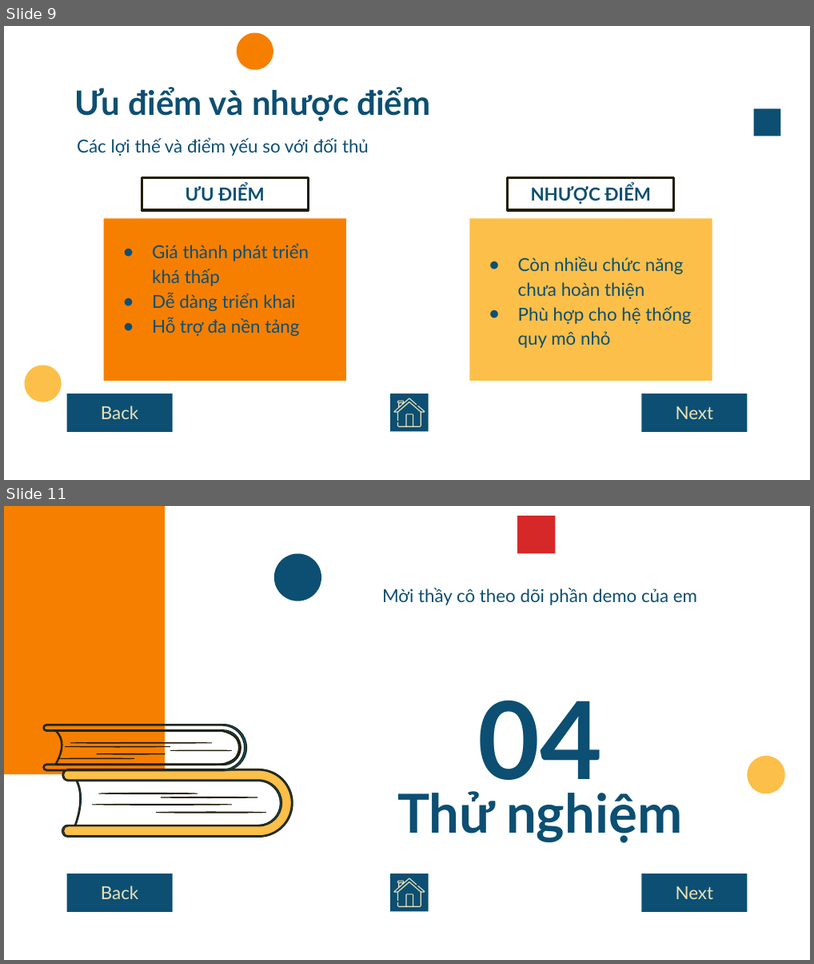
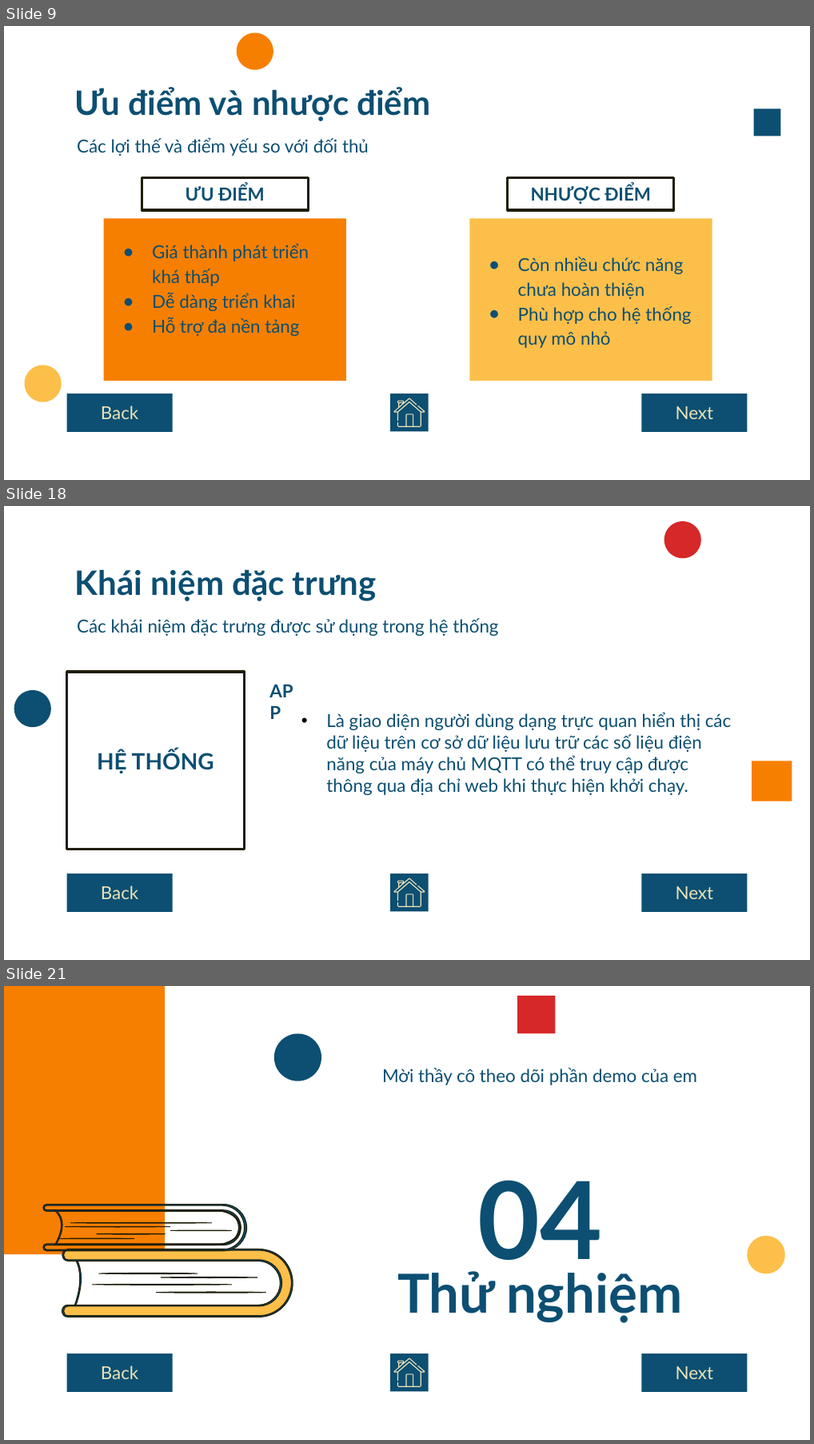
Before and after one commit to npackr/for-mqtt-dashboard, a slide deck: document/presentation.pptx. Shown one above the other, each under a label of ours: slides 9 and 11 before the commit, slides 9, 18 and 21 after it; the slides between them are not shown. The pictures are 814x964 and 814x1444 pixels, drawn with LibreOffice and Linux fonts; fonts in the diff are those of the drawing. Boxes give left, top, right and bottom in pixels: in the first picture for what was removed or moved away, otherwise in the second. Text is boxed around its words. In the diff, an @@ line names an element or a change of style, - is before the commit and + after.

```diff
--- a/document/presentation.pptx
+++ b/document/presentation.pptx
@@ slide 18 added at bbox=[4, 506, 810, 960], background #FFFFFF @@
@@ ellipse added at bbox=[665, 521, 702, 559], fill #D62828 @@
@@ title added at bbox=[75, 569, 377, 601], 30 pt, text #0C4F72, bold @@
+Khái niệm đặc trưng
@@ text added at bbox=[77, 618, 498, 636], 16 pt, text #0C4F72 @@
+Các khái niệm đặc trưng được sử dụng trong hệ thống
@@ rectangle added at bbox=[67, 672, 244, 848], outline #201D09 2.25 pt, 20 pt, text #0C4F72, bold @@
+HỆ THỐNG
@@ ellipse added at bbox=[14, 690, 51, 727], fill #0C4F72 @@
@@ text added at bbox=[262, 676, 311, 705], 16 pt, text #0C4F72, bold @@
+APP
@@ text added at bbox=[326, 712, 731, 795], 16 pt, text #0C4F72 @@
+• Là giao diện người dùng dạng trực quan hiển thị các dữ liệu trên cơ sở dữ liệu lưu trữ các số liệu điện năng của máy chủ MQTT có thể truy cập được thông qua địa chỉ web khi thực hiện khởi chạy.
@@ rectangle added at bbox=[752, 761, 793, 801], fill #F77F00 @@
@@ rectangle added at bbox=[67, 873, 173, 911], fill #0C4F72, 16 pt, text #EAE2B7 @@
+Back
@@ rectangle added at bbox=[390, 873, 428, 911], fill #0C4F72 @@
@@ freeform shape added at bbox=[394, 878, 425, 907], fill #EAE2B7 @@
@@ rectangle added at bbox=[642, 873, 747, 911], fill #0C4F72, 16 pt, text #EAE2B7 @@
+Next
@@ what was slide 11 is now slide 21 @@
```
Also in this commit, not shown: 1 slide changed, 9 other slides added.
